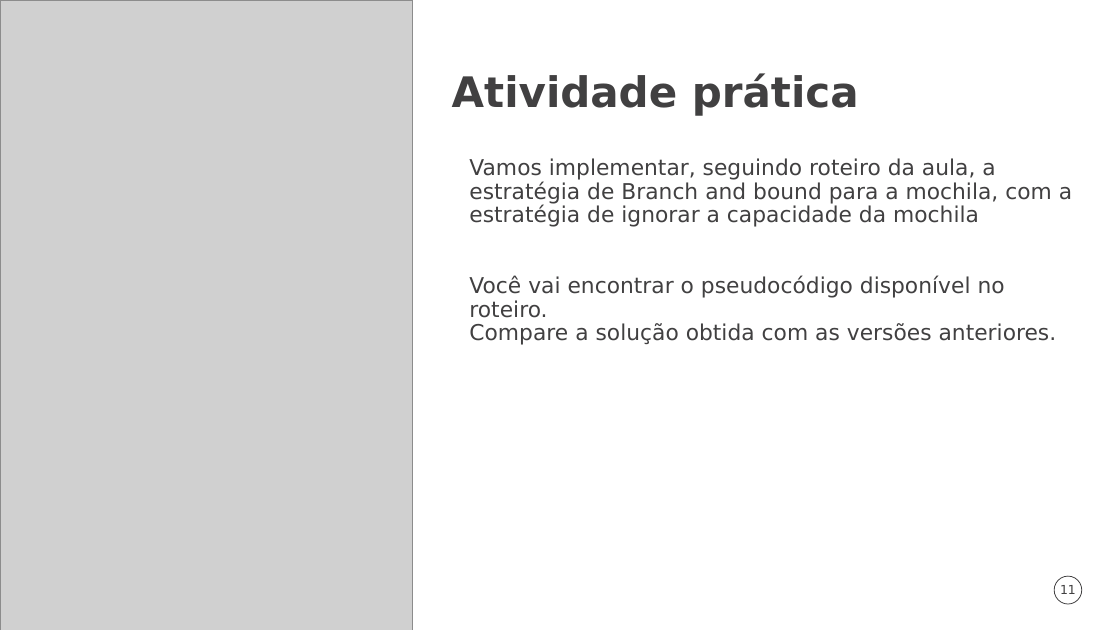
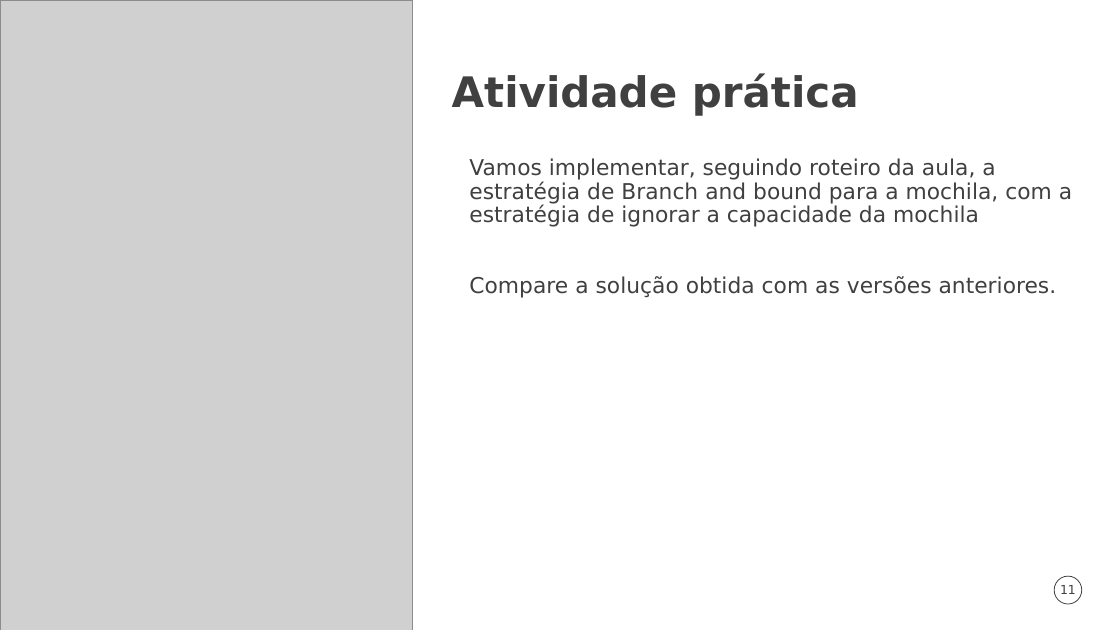
Before and after one commit to lucacm/supercomp, a slide deck: slide 11 of material/aulas/11-branch-and-bound/slides.pptx. Drawn at 1120x630 pixels with LibreOffice and Linux fonts; fonts in the diff are those of the drawing; grey boxes stand for pictures; background and template pictures are left out. Boxes give left, top, right and bottom in pixels: in the first picture for what was removed or moved away, otherwise in the second. Text is boxed around its words. In the diff, an @@ line names an element or a change of style, - is before the commit and + after.

Commit message:
slides aula 11

```diff
--- a/material/aulas/11-branch-and-bound/slides.pptx
+++ b/material/aulas/11-branch-and-bound/slides.pptx
@@ text at (469,275,1005,318): paragraph removed @@
-Você vai encontrar o pseudocódigo disponível no roteiro.
```
Also in this commit, not shown: 1 other file.
